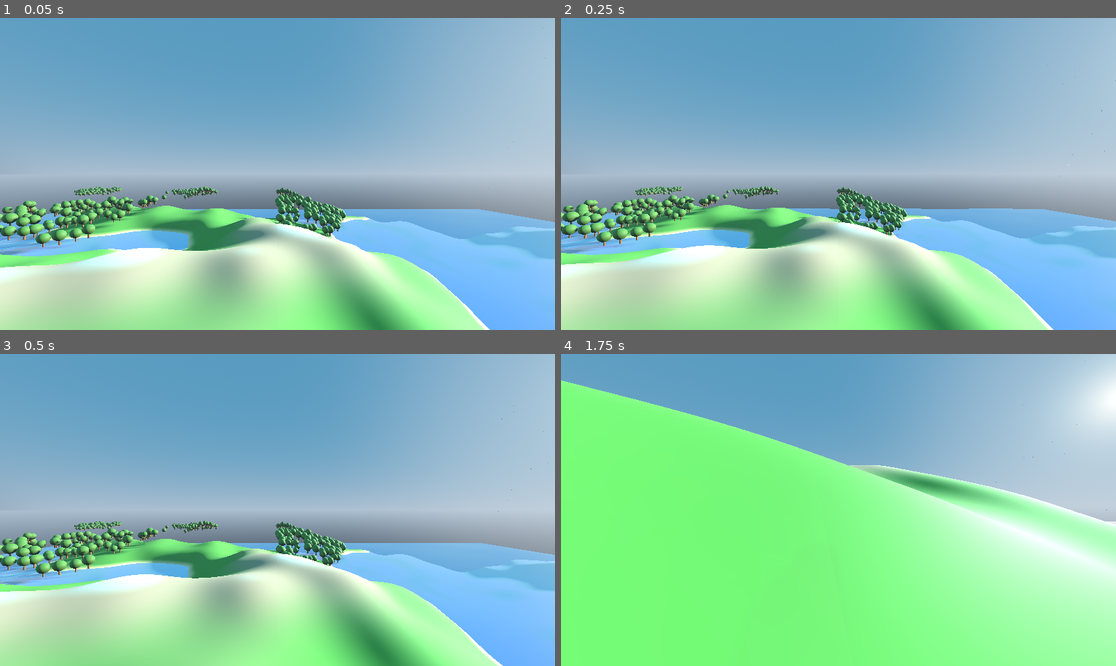
Above: before the commit, frames 1-4 (two rows, left to right).
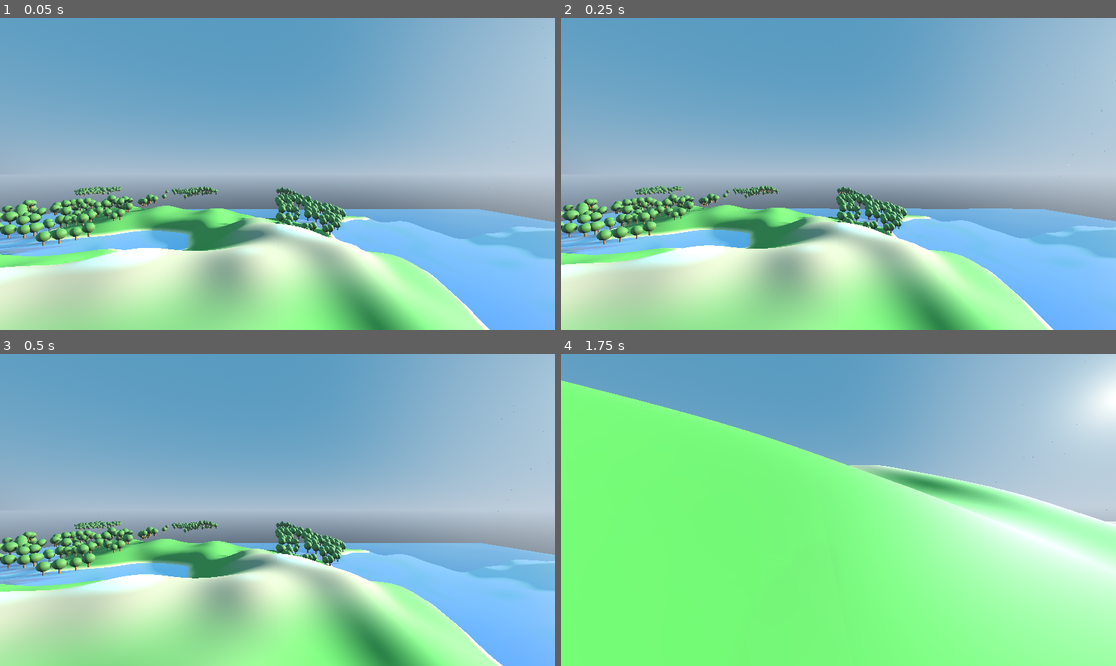
Above: after the commit, the same moments.

Repository: nialljmiller/WonkyLands
Game: Godot game, scene res://terrain_generator.tscn
The game is run twice, just before and just after one commit, with the same random seed, the same clock (stepped at 60 frames per second) and the same inputs.
Inputs (mouse positions are in pixels of both pictures, inside the frame that each line leads up to):
- Up to frame 1 (0.05 s): no input
- Up to frame 2 (0.25 s): no input
- Up to frame 3 (0.5 s): no input
- Up to frame 4 (1.75 s): tap Enter (ui_accept) at 0.5, 0.77, 1.52 s; move the mouse to (866, 510) at 0.52 s; hold Up (ui_up) from 0.53 s (still down); move the mouse to (810, 510) at 1.27 s

The runs differ from the first frame. In frame 1, 2.1% of the frame differs, in the area x 0-63%, y 53-76%; in frame 2, 2.1%; in frame 3, 2.0%; in frame 4, nothing differs.

Commit message:
auto update

Diff:
--- a/TreeSystem.gd
+++ b/TreeSystem.gd
@@ -501,9 +501,6 @@
 
 
 
-
-
-# Create and place tree at specific position with specified type
 func create_tree_at_position(position: Vector3, tree_type: String, parent_node: Node3D):
 	if not tree_type in tree_prefabs:
 		push_error("Tree type '", tree_type, "' not found!")
@@ -520,6 +517,11 @@
 	tree_node.rotation_degrees.y = randf_range(0, tree_rotation_variation)
 
 	# Set position
+	# Important: Check the actual terrain height at this exact position
+	var terrain_height = calculate_terrain_height(position.x, position.z)
+	position.y = terrain_height + terrain_interaction_margin
+
+	# Apply the corrected position
 	tree_node.position = position
 
 	# Add to parent
